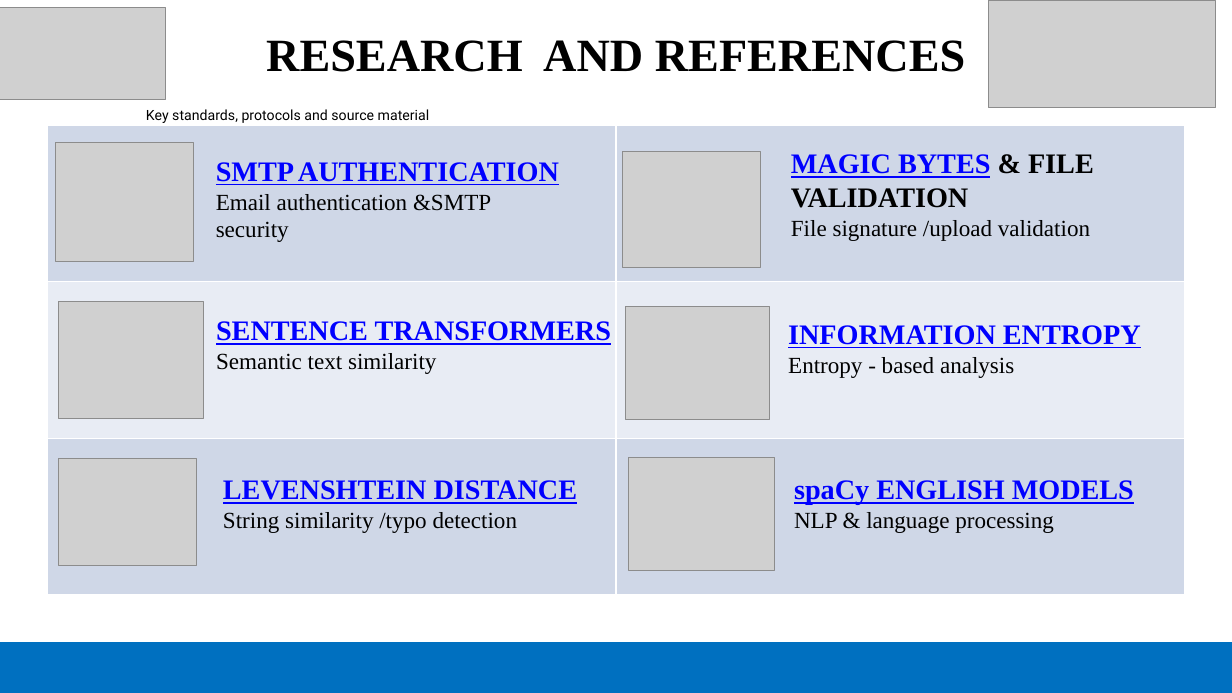
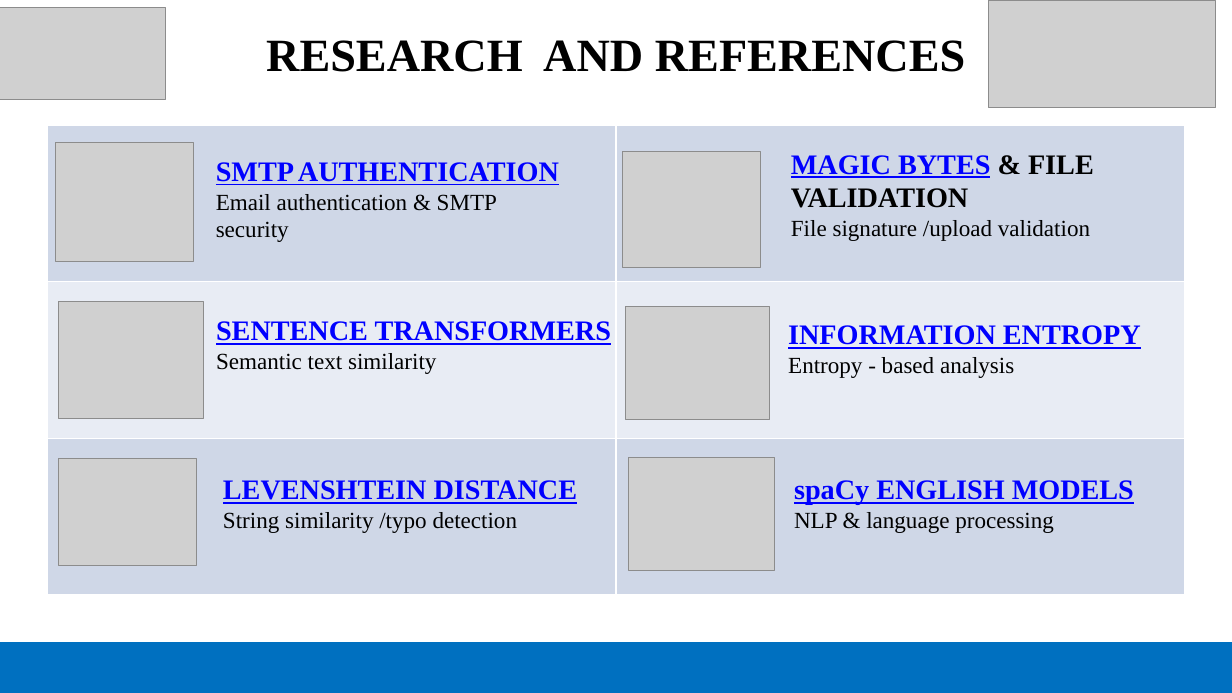
Before and after one commit to Mrfanta-stick/SIH-26106, a slide deck: slide 6 of Submissions/Team_The_Mentalists_SIH26106.pptx. Drawn at 1232x693 pixels with LibreOffice and Linux fonts; fonts in the diff are those of the drawing; grey boxes stand for pictures. Boxes give left, top, right and bottom in pixels: in the first picture for what was removed or moved away, otherwise in the second. Text is boxed around its words. In the diff, an @@ line names an element or a change of style, - is before the commit and + after.

```diff
--- a/Submissions/Team_The_Mentalists_SIH26106.pptx
+++ b/Submissions/Team_The_Mentalists_SIH26106.pptx
@@ text removed at <box>146,109,430,123</box> @@
-Key standards, protocols and source material
@@ table: place and size @@
-table at <box>47,125,1186,594</box>
+table at <box>47,125,1186,428</box>
@@ text at <box>216,194,497,242</box>: text changed @@
-Email authentication &SMTP security
+Email authentication & SMTP security
```
Also in this commit, not shown: 5 other slides changed.
